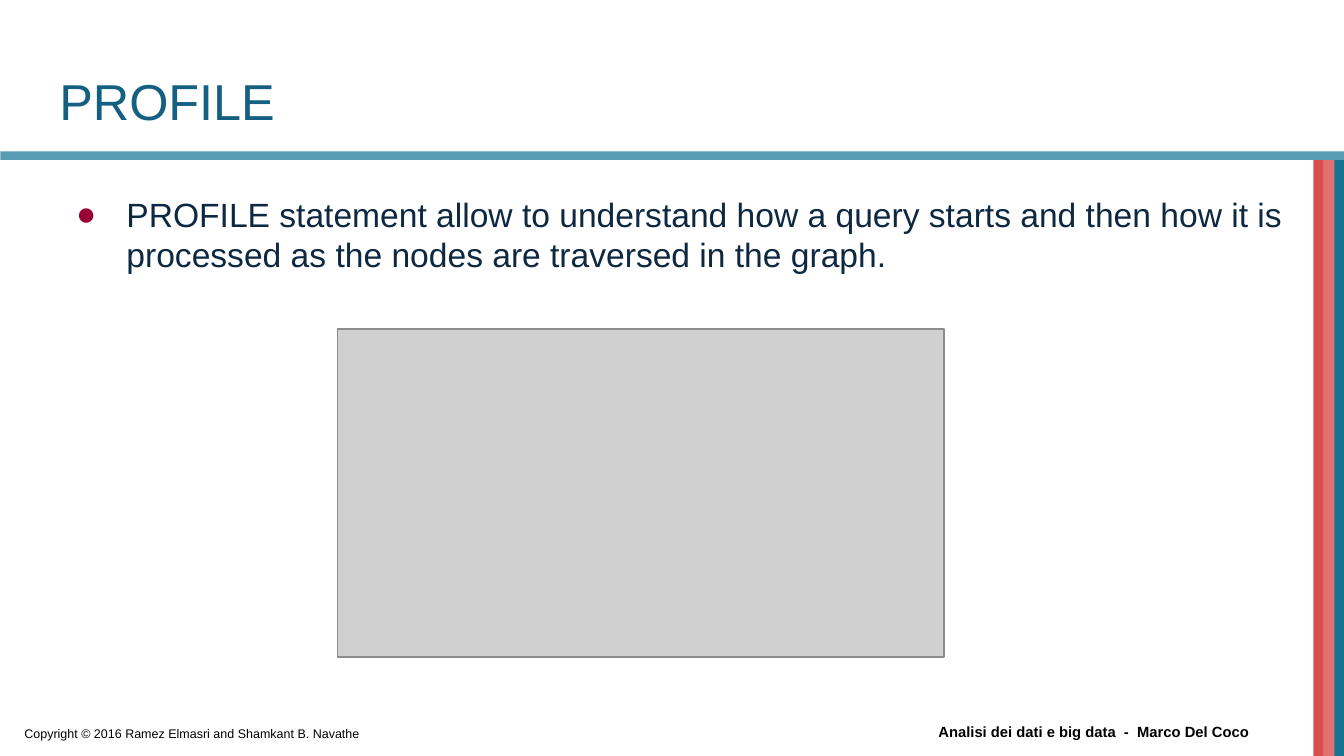
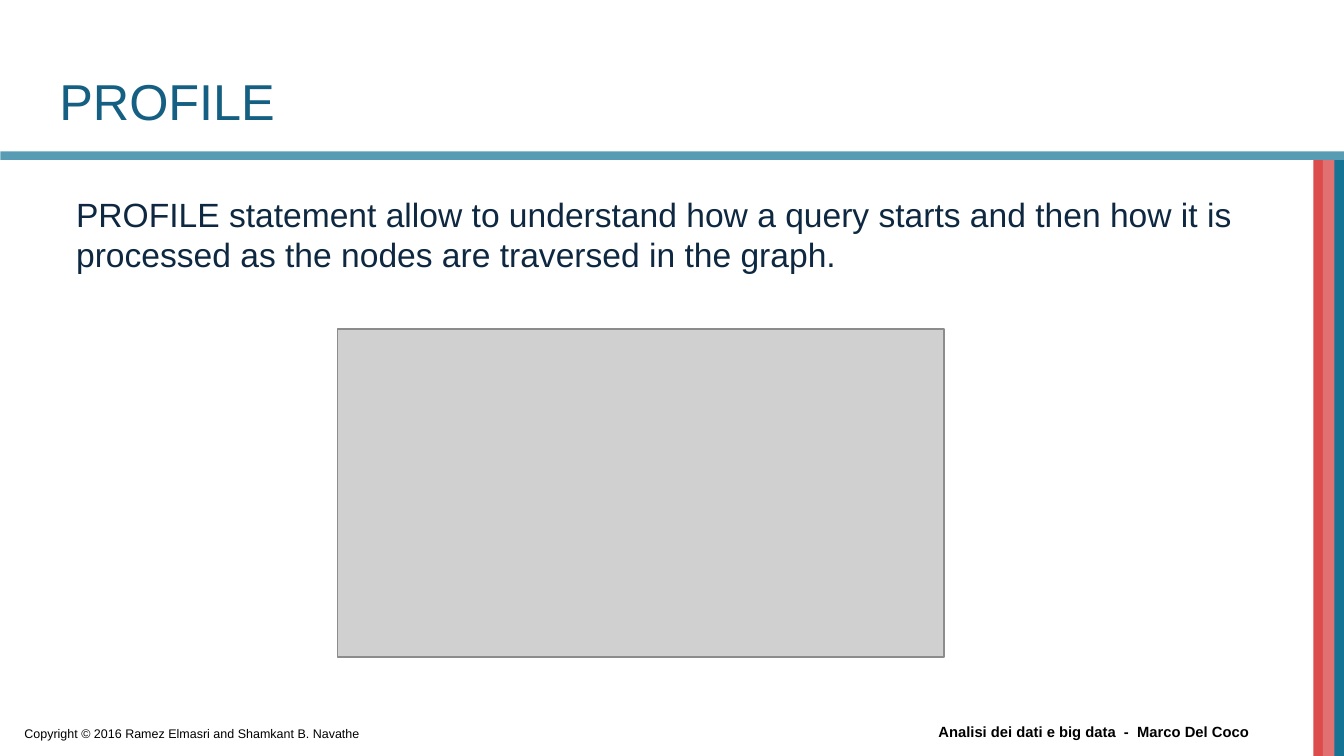
Before and after one commit to beppe2hd/AnalisiDati_BigData, a slide deck: slide 34 of materials/Introduction to Cypher.pptx. Drawn at 1344x756 pixels with LibreOffice and Linux fonts; fonts in the diff are those of the drawing; grey boxes stand for pictures; background and template pictures are left out. Boxes give left, top, right and bottom in pixels: in the first picture for what was removed or moved away, otherwise in the second. Text is boxed around its words. In the diff, an @@ line names an element or a change of style, - is before the commit and + after.

```diff
--- a/materials/Introduction to Cypher.pptx
+++ b/materials/Introduction to Cypher.pptx
@@ text "PROFILE statement allow to understand ..." at (x1=76, y1=202, x2=1231, y2=273): bullet ● to none @@
```
Also in this commit, not shown: 8 slides added, 8 other files.
